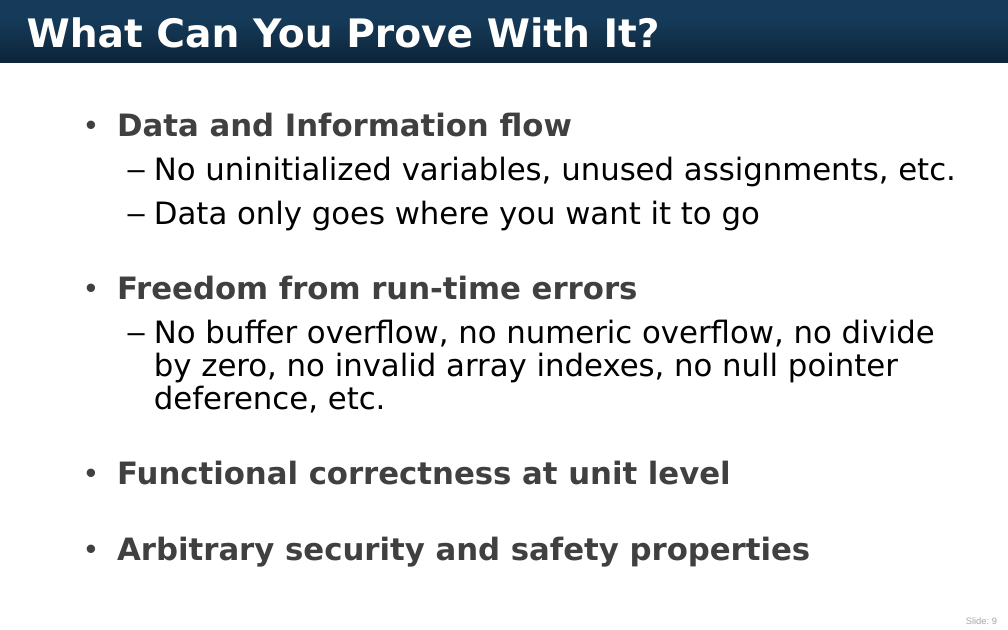
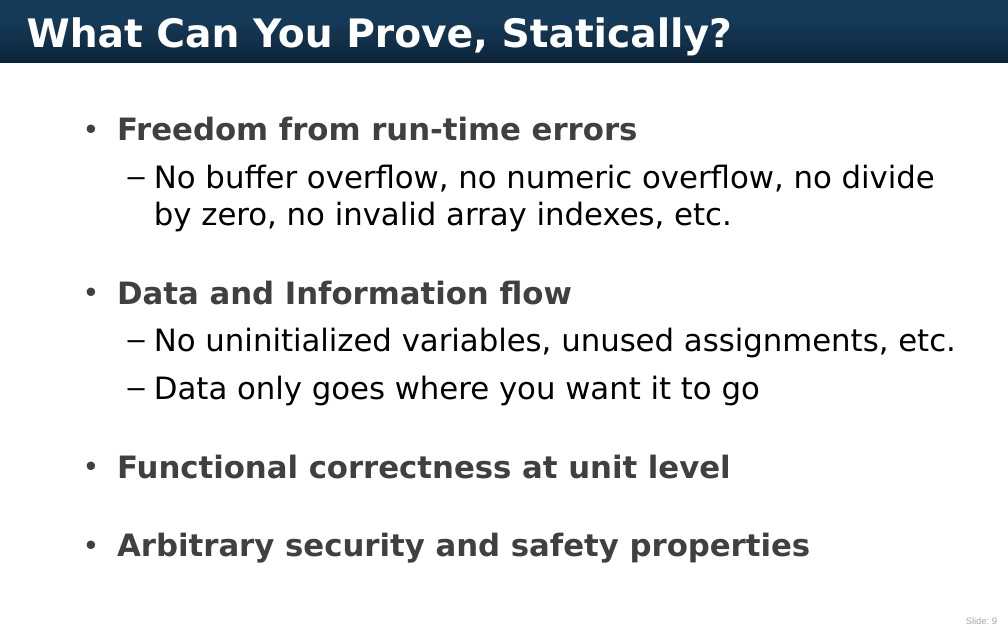
Before and after one commit to AdaCore/spark2014, a slide deck: slide 9 of slides/ARM_TechCon_2015/AdaCore ARM TechCon 2015.pptx. Drawn at 1008x630 pixels with LibreOffice and Linux fonts; fonts in the diff are those of the drawing. Boxes give left, top, right and bottom in pixels: in the first picture for what was removed or moved away, otherwise in the second. Text is boxed around its words. In the diff, an @@ line names an element or a change of style, - is before the commit and + after.

```diff
--- a/slides/ARM_TechCon_2015/AdaCore ARM TechCon 2015.pptx
+++ b/slides/ARM_TechCon_2015/AdaCore ARM TechCon 2015.pptx
@@ title at box(27, 17, 732, 56): text changed @@
-What Can You Prove With It?
+What Can You Prove, Statically?
@@ text at box(117, 116, 935, 232): paragraphs added @@
+• Freedom from run-time errors
+  – No buffer overflow, no numeric overflow, no divide by zero, no invalid array indexes, etc.
@@ text at box(117, 275, 935, 413): paragraphs removed @@
-• Freedom from run-time errors
-  – No buffer overflow, no numeric overflow, no divide by zero, no invalid array indexes, no null pointer deference, etc.
@@ text at box(117, 280, 956, 563): line spacing 0.9 to 1 @@
```
Also in this commit, not shown: 7 other slides changed, 1 slide added.
